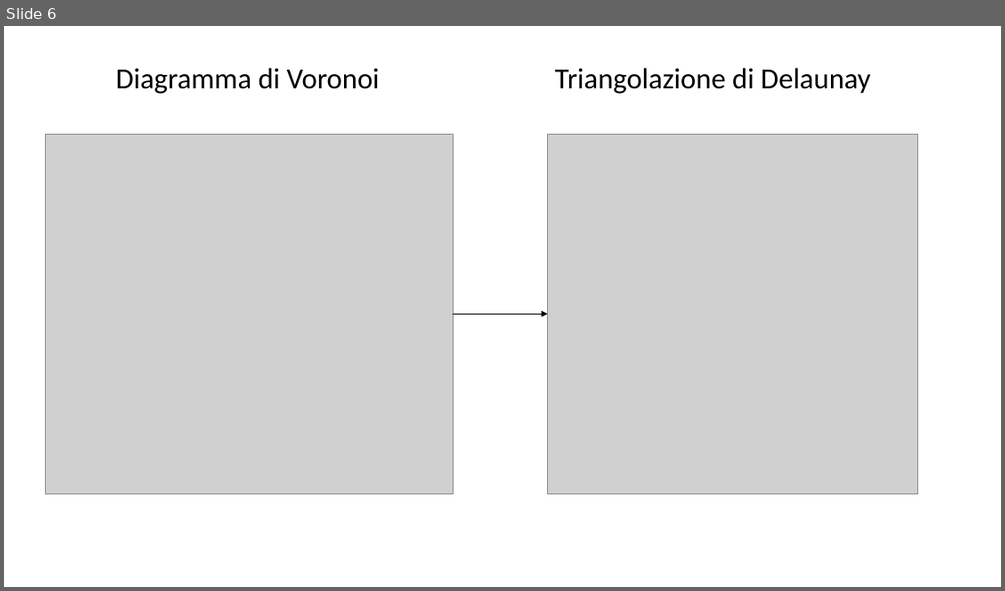
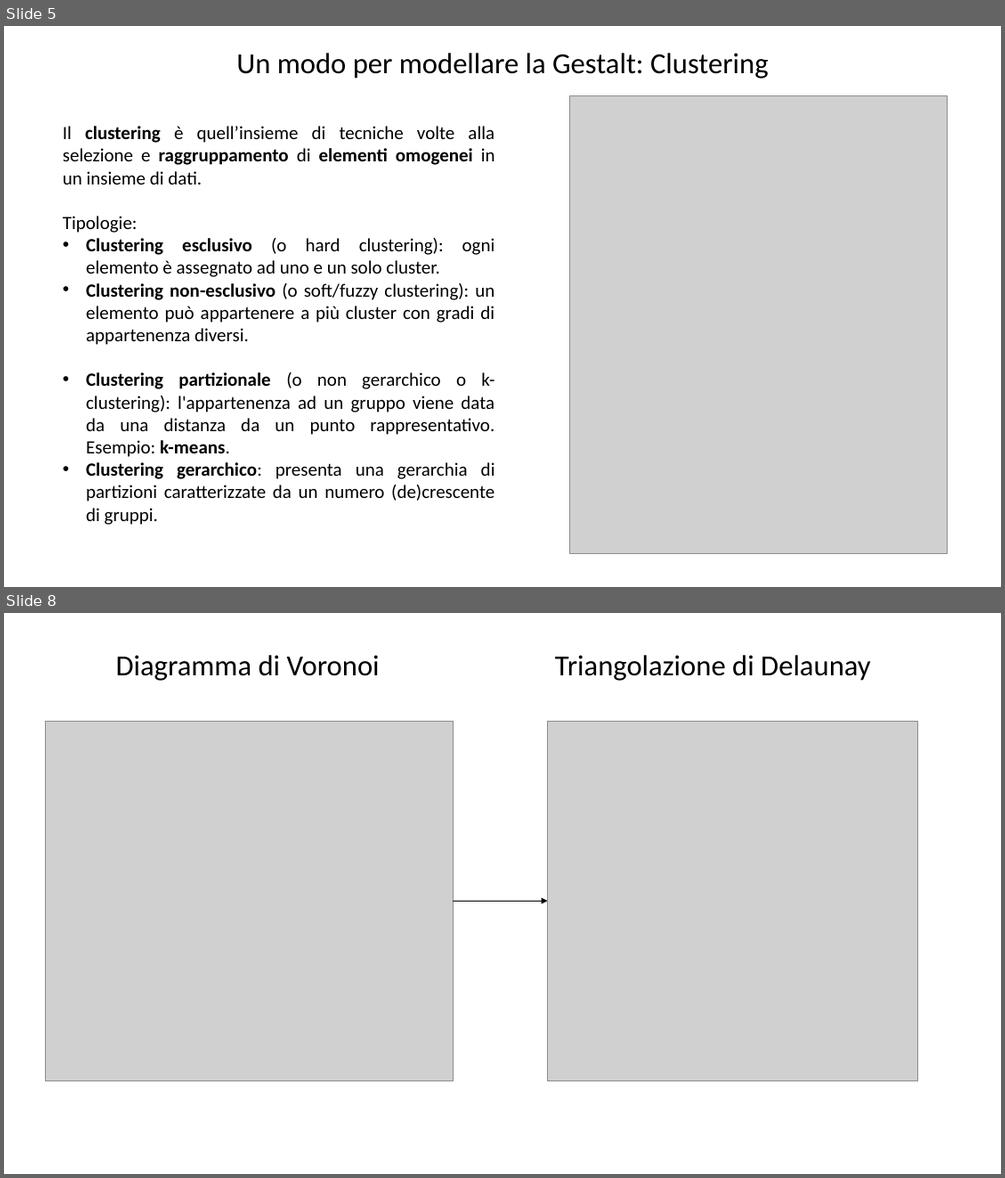
Before and after one commit to Teolul/Dot_Patterns_Perceptual_Grouping_RDG_vs_K-means, a slide deck: presentation.pptx. Shown one above the other, each under a label of ours: slide 6 before the commit, slides 5 and 8 after it; the slides between them are not shown. The pictures are 1005x591 and 1005x1178 pixels, drawn with LibreOffice and Linux fonts; fonts in the diff are those of the drawing; grey boxes stand for pictures; background and template pictures are left out. Boxes give left, top, right and bottom in pixels: in the first picture for what was removed or moved away, otherwise in the second. Text is boxed around its words. In the diff, an @@ line names an element or a change of style, - is before the commit and + after.

```diff
--- a/presentation.pptx
+++ b/presentation.pptx
@@ slide 5 added at bbox=[4, 26, 1001, 587], background picture (left out) @@
@@ text added at bbox=[236, 53, 769, 79], 28 pt, text #000000 @@
+Un modo per modellare la Gestalt: Clustering
@@ picture added at bbox=[569, 96, 947, 554] @@
@@ text added at bbox=[63, 126, 495, 524], 18 pt, text #000000 @@
+Il clustering è quell’insieme di tecniche volte alla selezione e raggruppamento di elementi omogenei in un insieme di dati.
+Tipologie:
+• Clustering esclusivo (o hard clustering): ogni elemento è assegnato ad uno e un solo cluster.
+• Clustering non-esclusivo (o soft/fuzzy clustering): un elemento può appartenere a più cluster con gradi di appartenenza diversi.
+• Clustering partizionale (o non gerarchico o k-clustering): l'appartenenza ad un gruppo viene data da una distanza da un punto rappresentativo. Esempio: k-means.
+• Clustering gerarchico: presenta una gerarchia di partizioni caratterizzate da un numero (de)crescente di gruppi.
@@ what was slide 6 is now slide 8 @@
```
Also in this commit, not shown: 8 slides changed, 4 other slides added, 1 slide removed, 5 other files.
